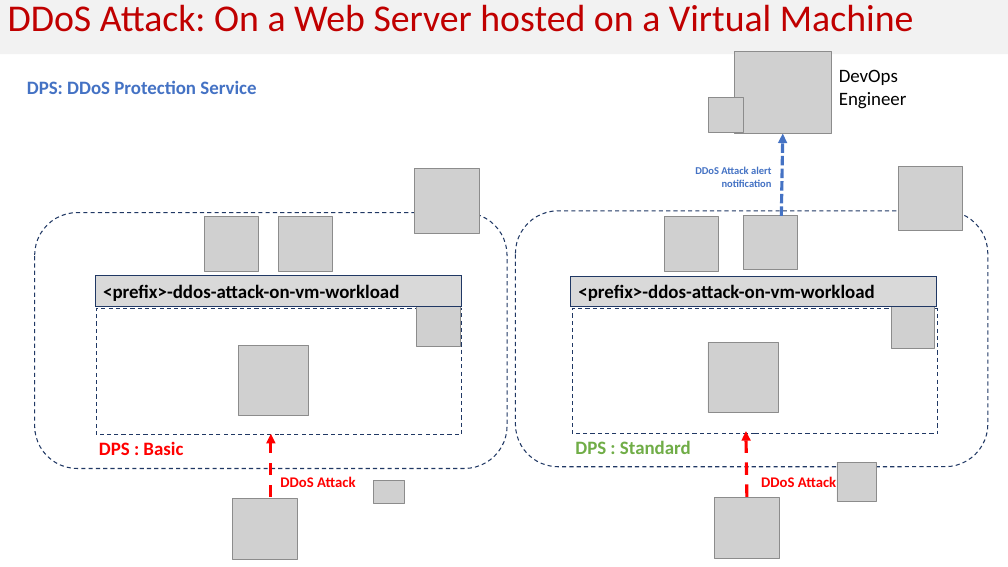
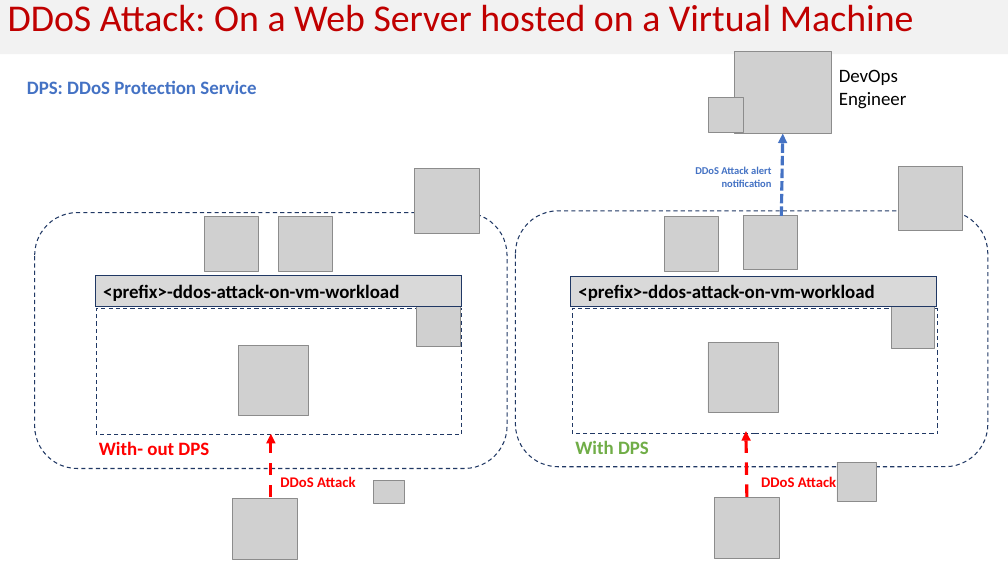
Before and after one commit to Cloudneeti/azure-security-scenarios, a slide deck: slide 15 of scenarios/Azure Security - Proof of concepts.pptx. Drawn at 1008x567 pixels with LibreOffice and Linux fonts; fonts in the diff are those of the drawing; grey boxes stand for pictures. Boxes give left, top, right and bottom in pixels: in the first picture for what was removed or moved away, otherwise in the second. Text is boxed around its words. In the diff, an @@ line names an element or a change of style, - is before the commit and + after.

Commit message:
Updated POC ppt for ddos

```diff
--- a/scenarios/Azure Security - Proof of concepts.pptx
+++ b/scenarios/Azure Security - Proof of concepts.pptx
@@ text at (x1=99, y1=441, x2=209, y2=455): text changed @@
-DPS : Basic
+With- out DPS
@@ text at (x1=575, y1=440, x2=649, y2=454): text changed @@
-DPS : Standard
+With DPS
```
Also in this commit, not shown: 1 other file.
